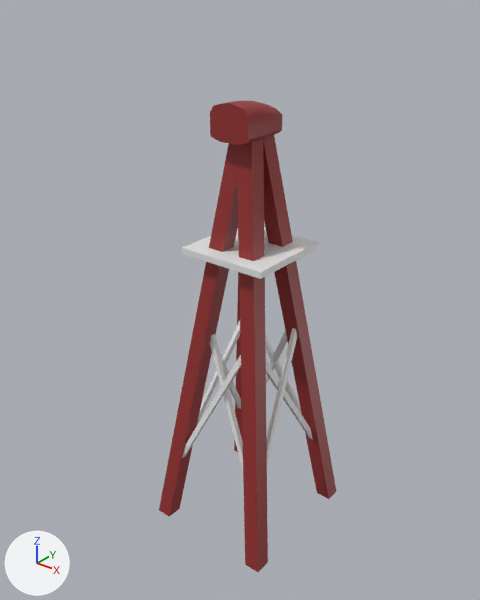
Renders of the FBX model Assets/Models/windmil.fbx from each side of a commit.
The view is the same before and after, from a 50 mm camera at (5.12, -6.7, 7.72) aimed at (-0.13, -0.14, 3.66). The lights are fixed; the arrows at lower left show +X, +Y and +Z. Where no turn or scale is listed for an object, it has been applied to the vertices.

The scene before the commit, as lines of its bpy script (objects in view):
```python
me_mesh = bpy.data.meshes.new('Mesh')
me_mesh.from_pydata(...)  # 308 vertices, 270 faces; spans x -1.0..1.0, y -1.08..1.08, z -3.2..3.2
# faces by material slot: [54, 96, 120]
me_mesh.materials.append(mat_lambert4)  # white #e8e8e8
me_mesh.materials.append(mat_phong1)  # grey #aeaeae
me_mesh.materials.append(mat_lambert3)  # red #942d2d
ob_pasted__pasted__pcube26 = bpy.data.objects.new('pasted__pasted__pCube26', me_mesh)
ob_pasted__pasted__pcube26.location = (0.0, -0.05, 3.2)
```
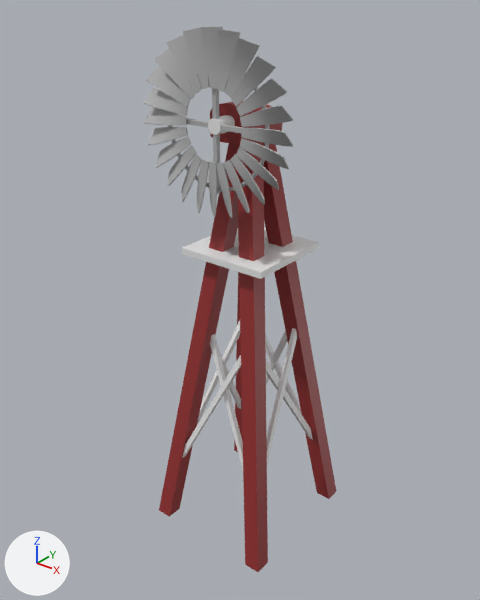
What differs and where, as boxes [x1, y1, x2, y2] in the pictures (480 x 600 px):
'blades', added
    after: [144, 27, 293, 218]
    faces in mat_phong1 (grey #aeaeae): [144, 27, 293, 218]
    faces in mat_lambert4 (white #e8e8e8): [208, 115, 235, 135]

Edits to the bpy script that builds the scene:
```text
Add me_mesh_001:
    me_mesh_001.from_pydata(...)  # 1420 vertices, 1366 faces; spans x -1.06..1.06, y -0.36..0.36, z -1.07..1.07
    # faces by material slot: [96, 1270]
    me_mesh_001.materials.append(mat_lambert4)  # white #e8e8e8
    me_mesh_001.materials.append(mat_phong1)  # grey #aeaeae
Add ob_blades:
    ob_blades = bpy.data.objects.new('blades', me_mesh_001)
    ob_blades.location = (0.01, -0.53, 6.17)
```
